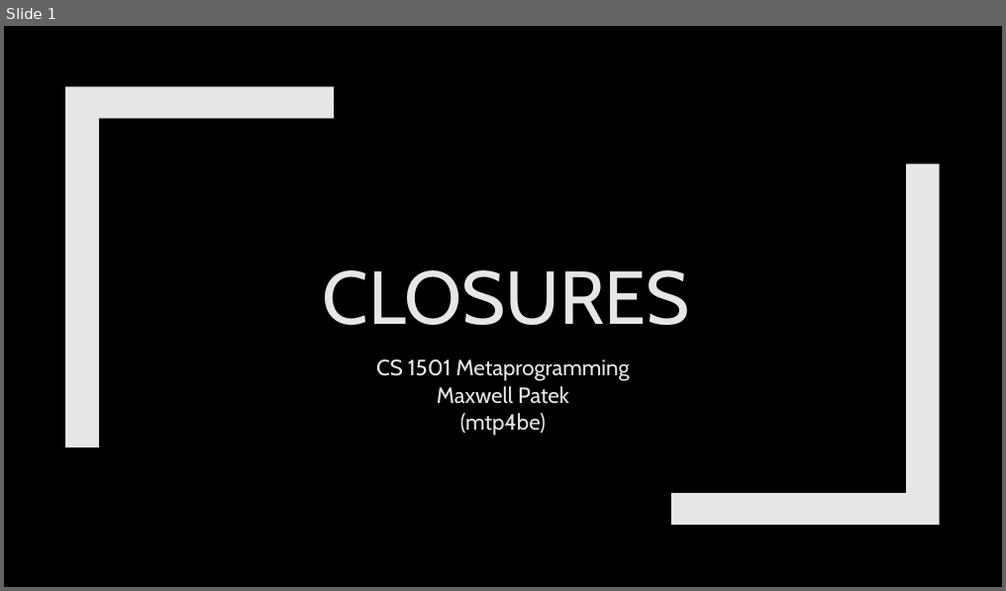
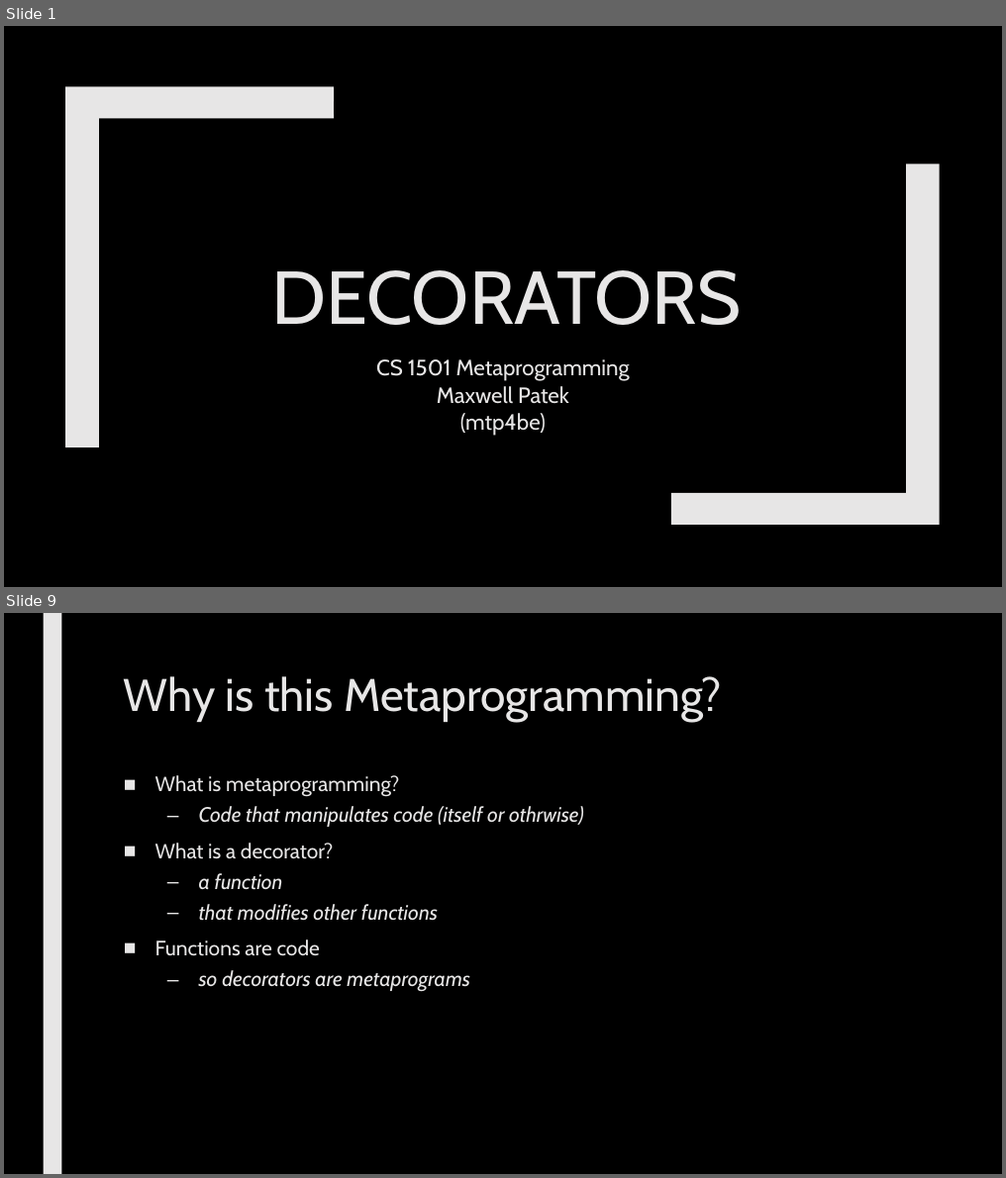
Before and after one commit to max7patek/metaprogramming, a slide deck: slides/04-Decorators.pptx. Shown one above the other, each under a label of ours: slide 1 before the commit, slides 1 and 9 after it; the slides between them are not shown. The pictures are 1006x591 and 1006x1178 pixels, drawn with LibreOffice and Linux fonts; fonts in the diff are those of the drawing. Boxes give left, top, right and bottom in pixels: in the first picture for what was removed or moved away, otherwise in the second. Text is boxed around its words. In the diff, an @@ line names an element or a change of style, - is before the commit and + after.

Commit message:
Finished draft of Decorators

```diff
--- a/slides/04-Decorators.pptx
+++ b/slides/04-Decorators.pptx
@@ slide 9 added at <box>4,613,1002,1174</box>, background #000000 @@
@@ rectangle added at <box>43,613,61,1174</box>, fill #E7E6E6 @@
@@ title added at <box>124,676,722,722</box>, 44 pt, text #E7E6E6 @@
+Why is this Metaprogramming?
@@ text added at <box>155,775,584,992</box>, 20 pt, text #E7E6E6, italic @@
+■ What is metaprogramming?
+  – Code that manipulates code (itself or othrwise)
+■ What is a decorator?
+  – a function
+  – that modifies other functions
+■ Functions are code
+  – so decorators are metaprograms
@@ slide 1 changed as well @@
@@ title at <box>271,271,741,325</box>: text changed @@
-CLOSURES
+DECORATORS
```
Also in this commit, not shown: 1 other slide changed, 8 other slides added, 2 slides removed, 1 other file.
